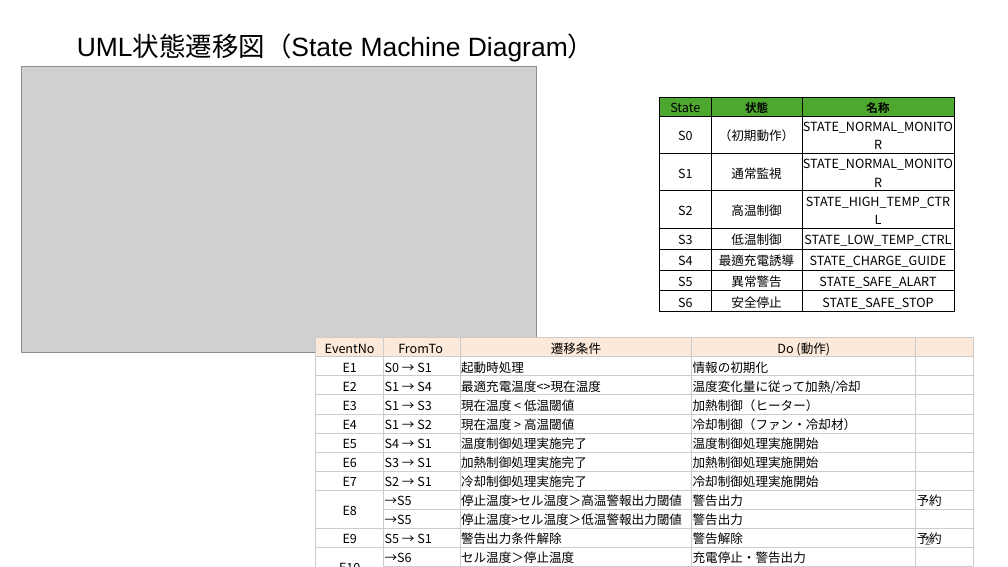
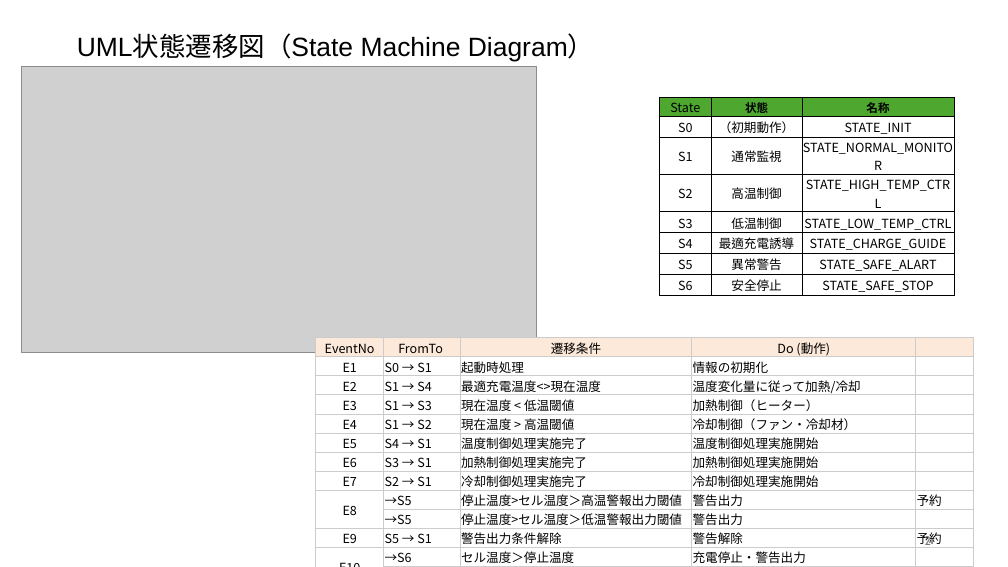
Before and after one commit to KazYag/nyaTraining-python-project, a slide deck: slide 2 of Specification/基本仕様.pptx. Drawn at 1008x567 pixels with LibreOffice and Linux fonts; fonts in the diff are those of the drawing; grey boxes stand for pictures. Boxes give left, top, right and bottom in pixels: in the first picture for what was removed or moved away, otherwise in the second. Text is boxed around its words. In the diff, an @@ line names an element or a change of style, - is before the commit and + after.

Commit message:
状態遷移の修正

```diff
--- a/Specification/基本仕様.pptx
+++ b/Specification/基本仕様.pptx
@@ table at (659,97,954,296) @@
-row 2, column 3: STATE_NORMAL_MONITOR
+row 2, column 3: STATE_INIT
```
Also in this commit, not shown: 2 other slides changed, 2 slides removed, 1 other file.
